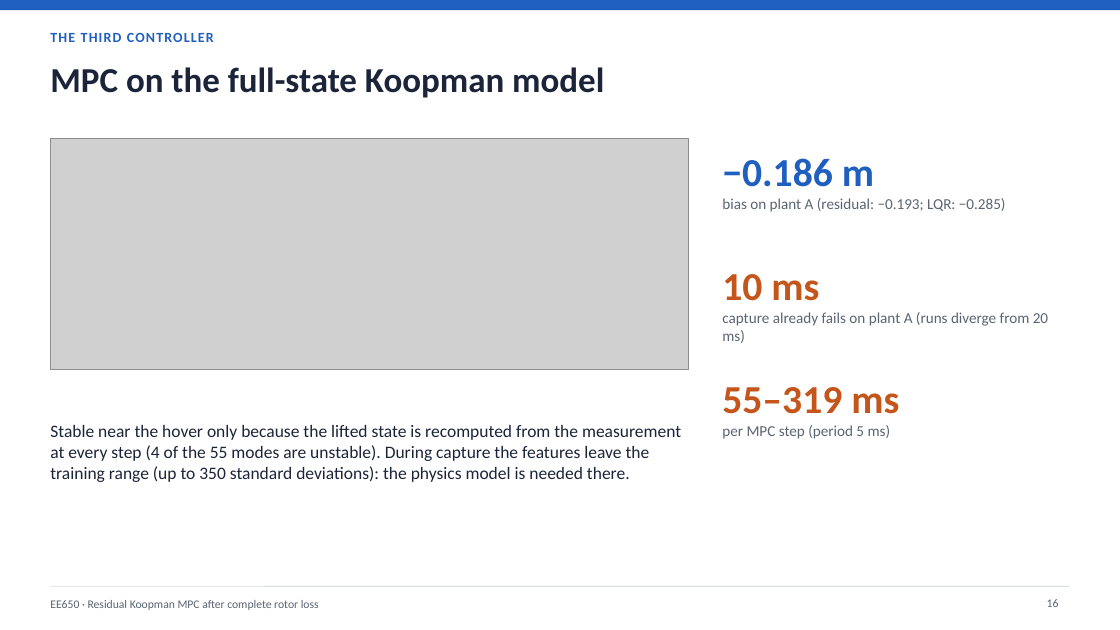
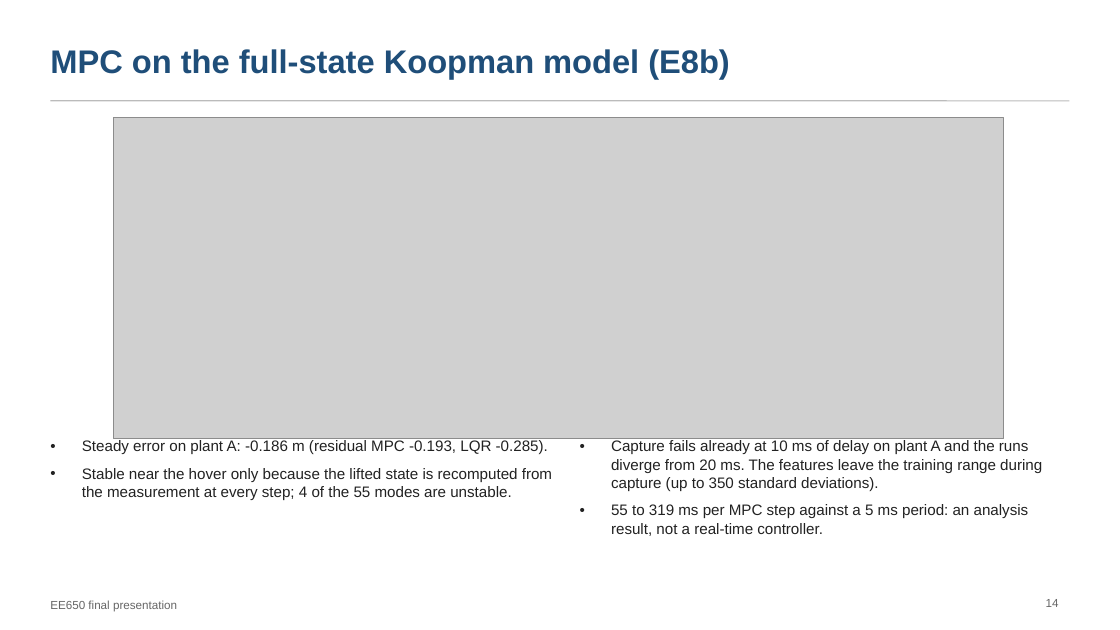
Before and after one commit to pranshuk22/quadrotor-rotor-loss-recovery, a slide deck: slide 14 of docs/deck/final-presentation.pptx (slide 16 before the commit). Drawn at 1120x630 pixels with LibreOffice and Linux fonts; fonts in the diff are those of the drawing; grey boxes stand for pictures. Boxes give left, top, right and bottom in pixels: in the first picture for what was removed or moved away, otherwise in the second. Text is boxed around its words. In the diff, an @@ line names an element or a change of style, - is before the commit and + after.

```diff
--- a/docs/deck/final-presentation.pptx
+++ b/docs/deck/final-presentation.pptx
@@ rectangle removed at [0, 0, 1120, 10] @@
@@ title "MPC on the full-state Koopman ..." at [50, 49, 730, 79]: vertical alignment top to middle @@
@@ title at [50, 49, 730, 79]: text changed; size 30 to 28 pt; font Calibri to Arial; text colour #1B2438 to #1F4E79 @@
-MPC on the full-state Koopman model
+MPC on the full-state Koopman model (E8b)
@@ text removed at [50, 33, 214, 42] @@
-THE THIRD CONTROLLER
@@ line added from (50, 101) to (1070, 101), #BBBBBB 1 pt @@
@@ picture: place and size @@
-picture at [50, 139, 689, 369]
+picture at [113, 118, 1004, 439]
@@ text removed at [722, 158, 1006, 212] @@
-−0.186 m
-bias on plant A (residual: −0.193; LQR: −0.285)
@@ text removed at [722, 274, 1048, 343] @@
-10 ms
-capture already fails on plant A (runs diverge from 20 ms)
@@ text removed at [722, 387, 899, 439] @@
-55–319 ms
-per MPC step (period 5 ms)
@@ text at [82, 440, 552, 500]: text changed; size 15 to 13 pt; font Calibri to Arial; text colour #1B2438 to #222222 @@
-Stable near the hover only because the lifted state is recomputed from the measurement at every step (4 of the 55 modes are unstable). During capture the features leave the training range (up to 350 standard deviations): the physics model is needed there.
+• Steady error on plant A: -0.186 m (residual MPC -0.193, LQR -0.285).
+• Stable near the hover only because the lifted state is recomputed from the measurement at every step; 4 of the 55 modes are unstable.
@@ text added at [611, 440, 1042, 536], 13 pt, text #222222 @@
+• Capture fails already at 10 ms of delay on plant A and the runs diverge from 20 ms. The features leave the training range during capture (up to 350 standard deviations).
+• 55 to 319 ms per MPC step against a 5 ms period: an analysis result, not a real-time controller.
@@ line removed from (50, 586) to (1070, 586) @@
@@ page number at [1046, 599, 1059, 607]: text changed; font Calibri to Arial; text colour #5B6472 to #666666 @@
-16
+14
@@ text removed at [50, 600, 319, 610] @@
-EE650 · Residual Koopman MPC after complete rotor loss
@@ text added at [50, 600, 177, 612], 10 pt, text #666666 @@
+EE650 final presentation
```
Also in this commit, not shown: 17 other slides changed, 2 slides added, 4 slides removed, 4 other files.
